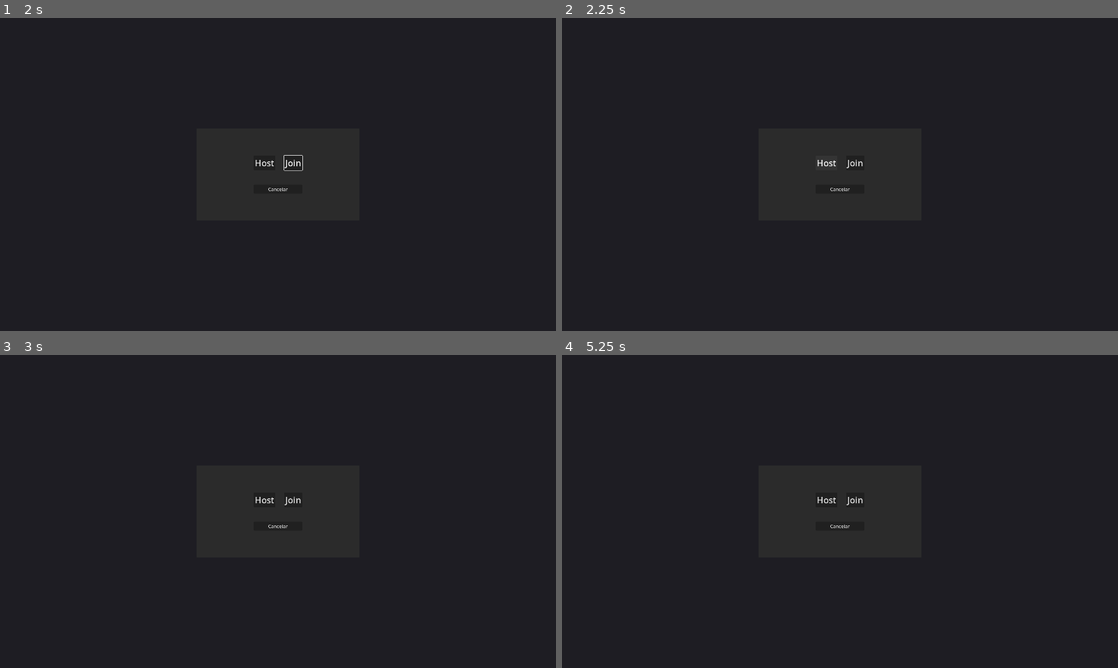
Above: before the commit, frames 1-4 (two rows, left to right).
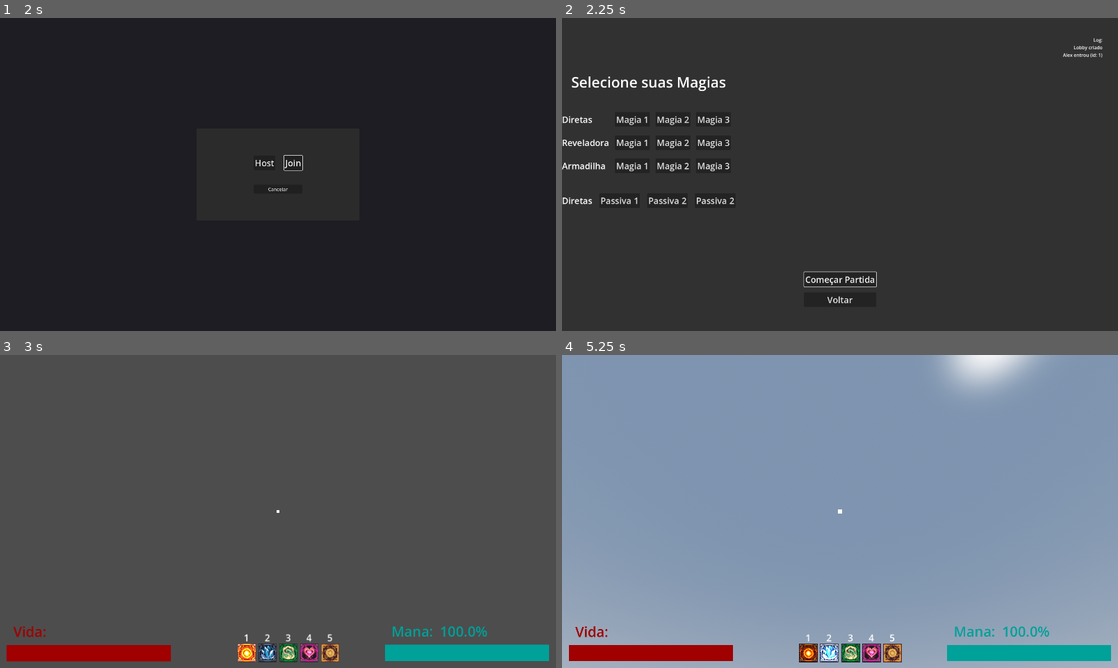
Above: after the commit, the same moments.

Repository: Isaaa43/Saudavel-e-Balanceado
Game: Godot game, scene res://cenas/main_game.tscn
Same seed, same stepped clock (60 frames per second), same inputs: the game is played once before the commit and once after it.
Inputs (mouse positions are in pixels of both pictures, inside the frame that each line leads up to):
- Up to frame 1 (2 s): click (278, 224) at 0.52 s; type "Alex" at 0.6 s; click "Jogar" at 1.25 s
- Up to frame 2 (2.25 s): click "Host" at 2 s
- Up to frame 3 (3 s): click (278, 617) at 2.75 s, where only the run after the commit has a clickable "Começar Partida"
- Up to frame 4 (5.25 s): move the mouse to (962, 495) at 3.52 s; hold D (direita) 3.53-4.28 s; click (962, 495) at 3.6 s; move the mouse to (728, 527) at 4.27 s; hold S (tras) 4.28-5.03 s; tap 1 at 4.35 s; move the mouse to (895, 442) at 5.02 s; hold D (direita) from 5.03 s (still down); tap 2 at 5.1 s

Frame 1 is identical in both runs. In frame 2, 2.2% of the frame differs, in the area x 0-98%, y 6-92%; in frame 3, 100%, in the area x 0-100%, y 0-100%; in frame 4, 100%.
Error before the commit: Attempt to call function 'get_children' in base 'null instance' on a null instance. (res://scripts/autoloads/troca_cena_temp.gd:31)

Commit message:
fix: corrigido troca de cena crashar o jogo

Diff:
--- a/luta-magos/scripts/autoloads/troca_cena_temp.gd
+++ b/luta-magos/scripts/autoloads/troca_cena_temp.gd
@@ -1,8 +1,9 @@
 extends Node
 
-var main_game = get_node_or_null("/root/MainGame")
+var main_game : Node
+# TODO: criar solucao melhor
+var partida : MenuPartida
 
-var partida : MenuPartida
 const MENU_INICIAL = preload("uid://6als3mloubtk")
 const MENU_PARTIDA = preload("uid://c2ppdl2yqxf16")
 
@@ -11,11 +12,9 @@
 var jogo_iniciado : bool = false
 
 func _ready() -> void:
-	var main_game = get_node_or_null("/root/MainGame")
 	main_game = get_node("/root/MainGame")
 	await get_tree().create_timer(0.1).timeout
 	jogo_iniciado = true
-
 
 func go_to_menu_inicial() -> void:
 	if Input.get_mouse_mode() != Input.MOUSE_MODE_VISIBLE:
